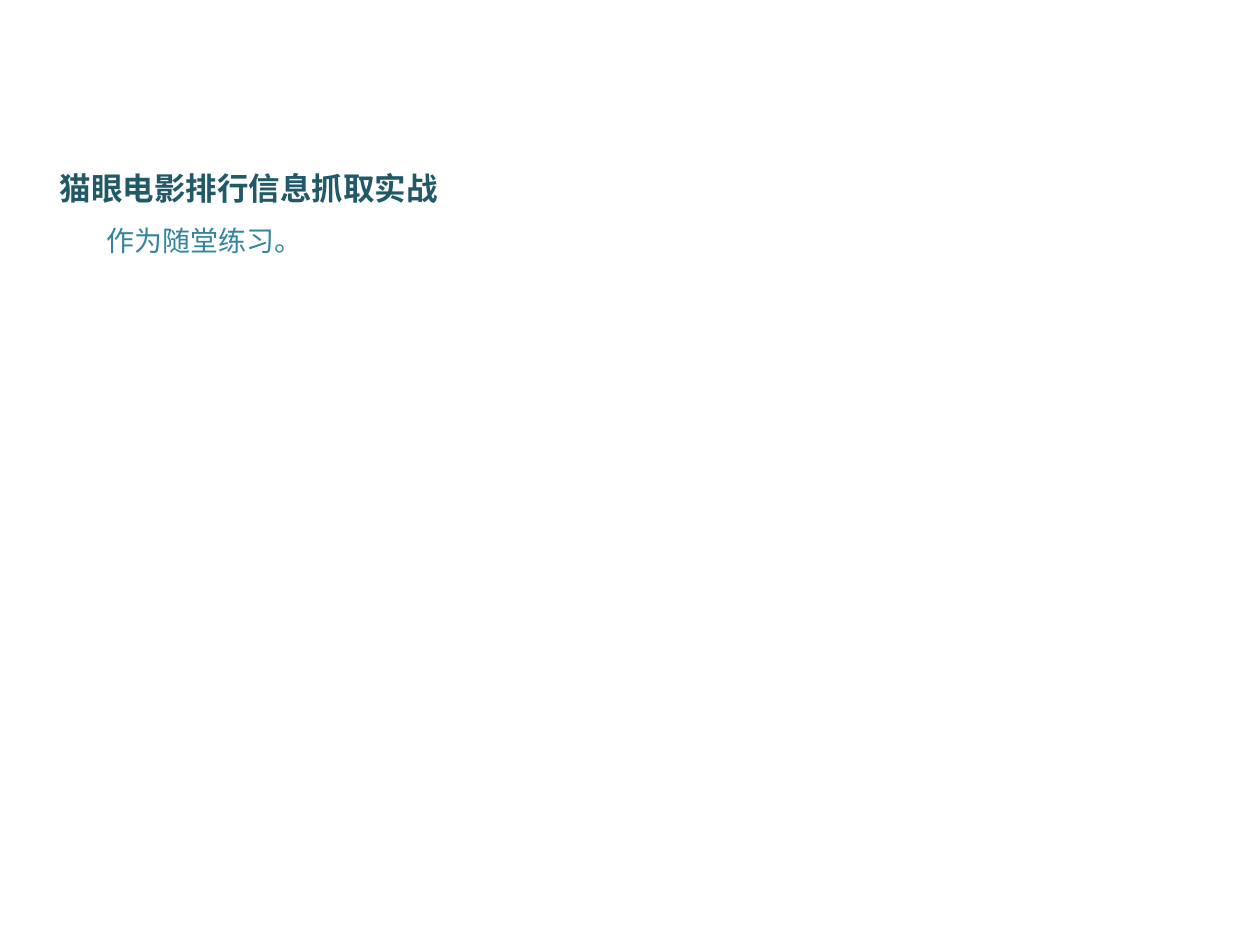
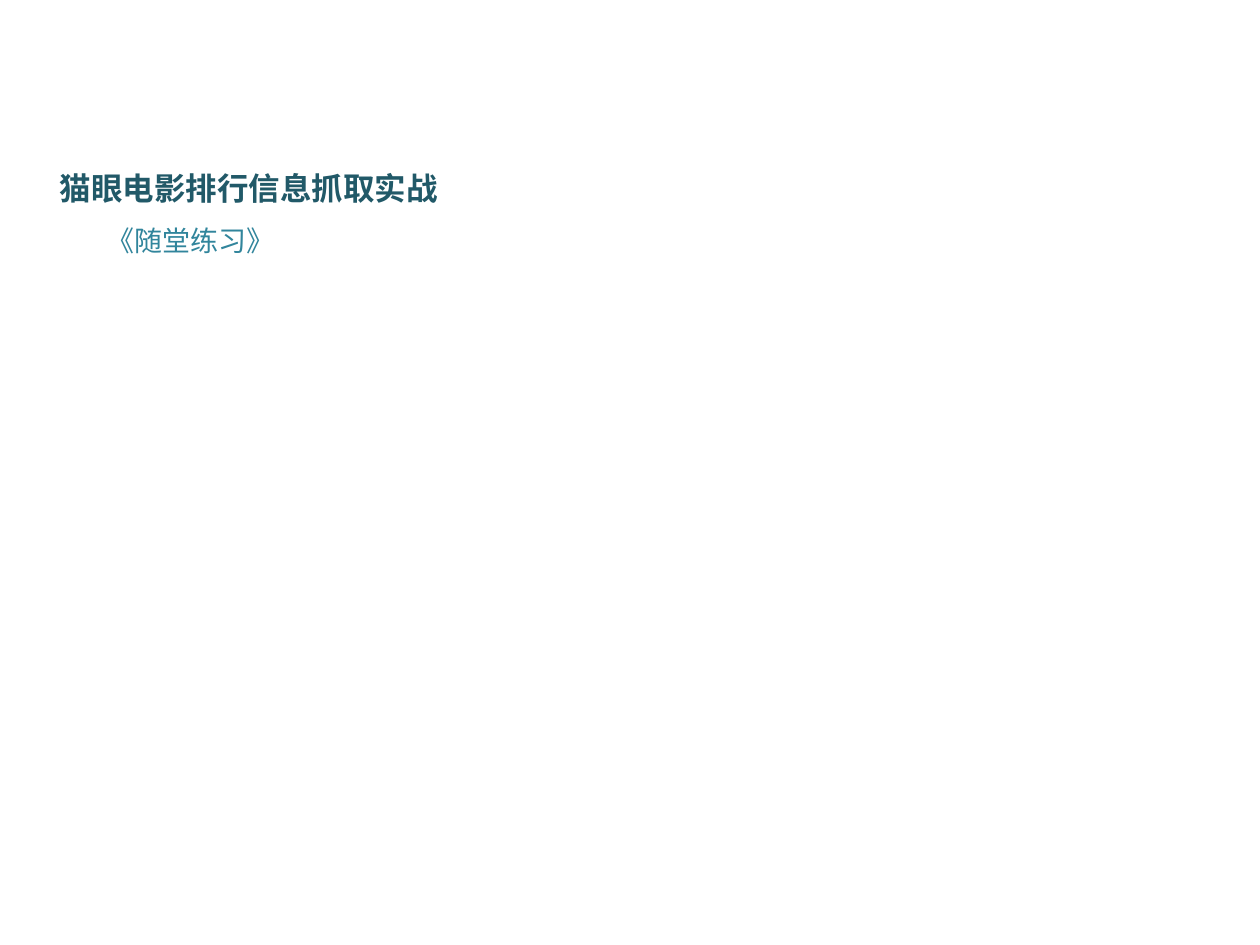
Before and after one commit to DataScienceCoding/Python-Web-Crawler, a slide deck: slide 53 of Python-Web-Crawler.pptx (slide 52 before the commit). Drawn at 1260x945 pixels with LibreOffice and Linux fonts; fonts in the diff are those of the drawing; background and template pictures are left out. Boxes give left, top, right and bottom in pixels: in the first picture for what was removed or moved away, otherwise in the second. Text is boxed around its words. In the diff, an @@ line names an element or a change of style, - is before the commit and + after.

```diff
--- a/Python-Web-Crawler.pptx
+++ b/Python-Web-Crawler.pptx
@@ text at <box>107,227,274,254</box>: text changed @@
-作为随堂练习。
+《随堂练习》
```
Also in this commit, not shown: 1 other slide changed, 2 slides added, 1 other file.
